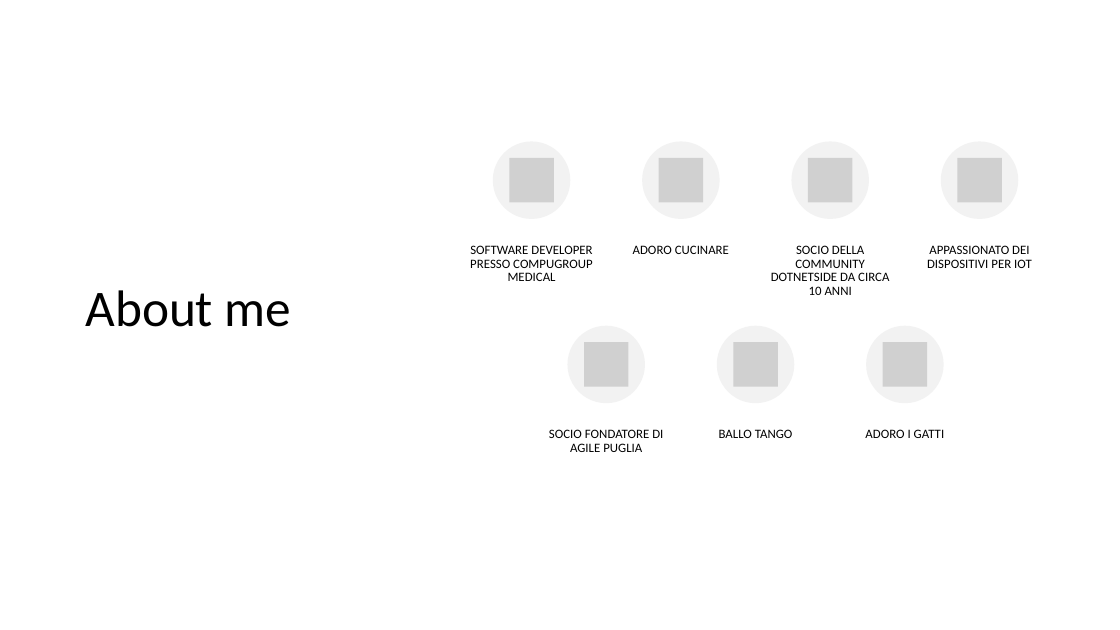
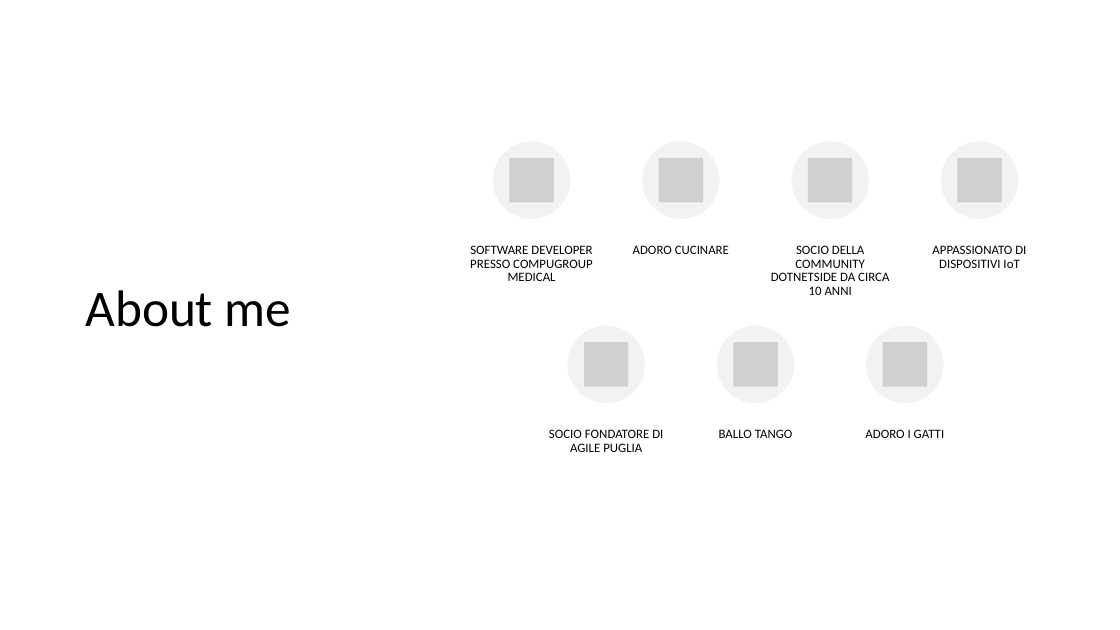
Before and after one commit to danieleromanazzi/wpf-tutorial, a slide deck: slide 2 of wpf-tutorial.pptx. Drawn at 1120x630 pixels with LibreOffice and Linux fonts; fonts in the diff are those of the drawing; grey boxes stand for pictures. Boxes give left, top, right and bottom in pixels: in the first picture for what was removed or moved away, otherwise in the second. Text is boxed around its words. In the diff, an @@ line names an element or a change of style, - is before the commit and + after.

```diff
--- a/wpf-tutorial.pptx
+++ b/wpf-tutorial.pptx
@@ text at (932, 245, 1026, 268): text changed @@
-APPASSIONATO DEI DISPOSITIVI PER IOT
+APPASSIONATO DI DISPOSITIVI IoT
```
Also in this commit, not shown: 16 other slides changed, 57 slides added, 4 slides removed, 3 other files.
